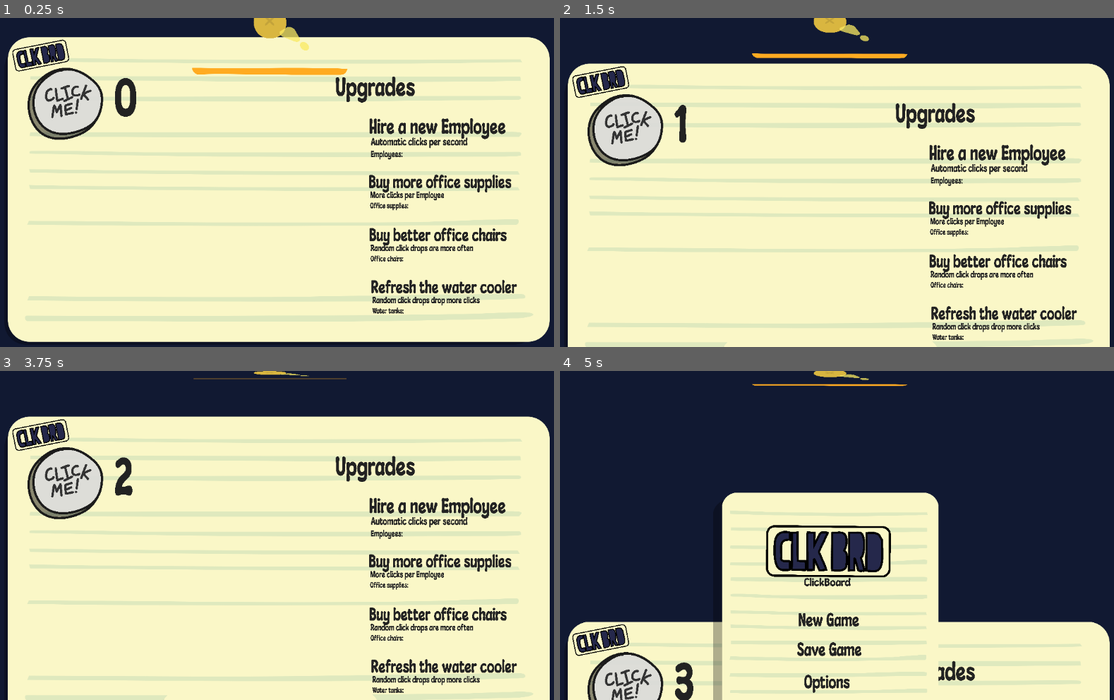
Above: before the commit, frames 1-4 (two rows, left to right).
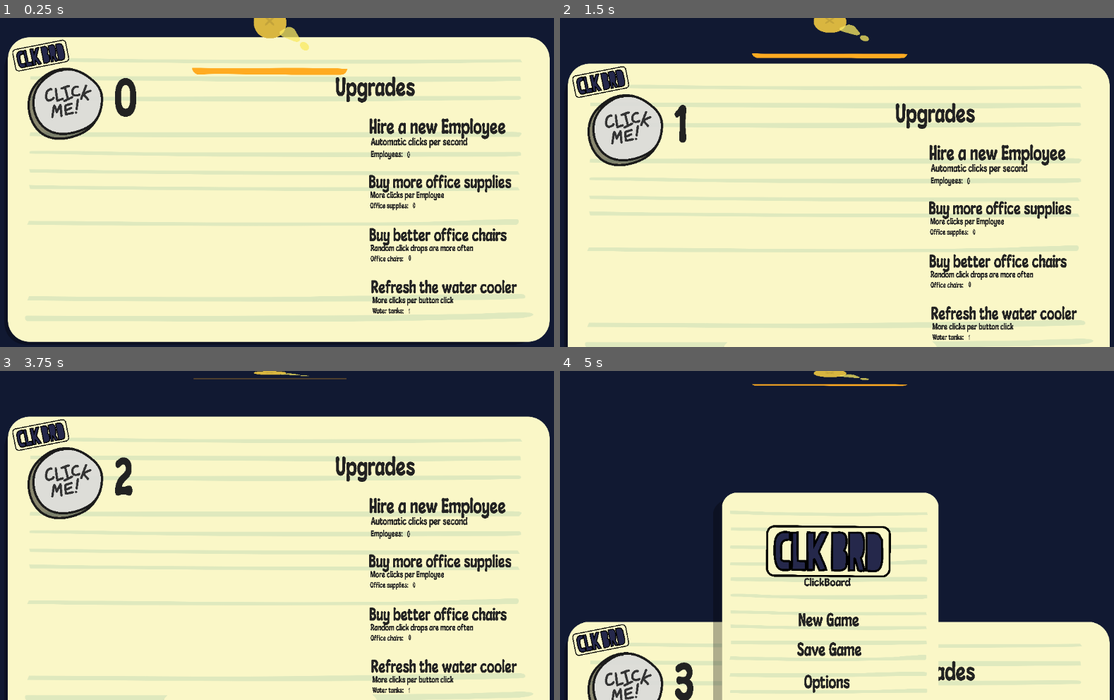
Above: after the commit, the same moments.

Repository: Oscar-Ryley/ClickBoard
Game: Godot game, scene res://button.tscn
The game is run twice, just before and just after one commit, with the same random seed, the same clock (stepped at 60 frames per second) and the same inputs.
Inputs (mouse positions are in pixels of both pictures, inside the frame that each line leads up to):
- Up to frame 1 (0.25 s): no input
- Up to frame 2 (1.5 s): click (626, 106) at 0.5 s; click (831, 37) at 1.25 s
- Up to frame 3 (3.75 s): click (271, 380) at 2 s; click (66, 676) at 2.75 s; click (271, 374) at 3.5 s
- Up to frame 4 (5 s): click (626, 568) at 4.25 s

The runs differ from the first frame. In frame 1, 0.3% of the frame differs, in the area x 67-87%, y 40-90%; in frame 2, 0.3%, in the area x 67-87%, y 48-98%; in frame 3, 0.3%; in frame 4, nothing differs.

Commit message:
Added counters for upgrades

Diff:
--- /dev/null
+++ b/Employees.gd
@@ -0,0 +1,4 @@
+extends Label
+
+func _process(delta):
+	self.text = str(Global.employees)
--- a/Global.gd
+++ b/Global.gd
@@ -1,3 +1,7 @@
 extends Node
 
 var clicks = 0
+var employees = 0
+var supplies = 0
+var chairs = 0
+var tanks = 1
--- /dev/null
+++ b/OfficeChairs.gd
@@ -0,0 +1,4 @@
+extends Label
+
+func _process(delta):
+	self.text = str(Global.chairs)
--- /dev/null
+++ b/OfficeSupplies.gd
@@ -0,0 +1,4 @@
+extends Label
+
+func _process(delta):
+	self.text = str(Global.supplies)
--- /dev/null
+++ b/WaterTanks.gd
@@ -0,0 +1,5 @@
+extends Label
+
+
+func _process(delta):
+	self.text = str(Global.tanks)
--- a/button.gd
+++ b/button.gd
@@ -4,4 +4,4 @@
 	self.pressed.connect(self._button_pressed)
 
 func _button_pressed():
-	Global.clicks += 1
+	Global.clicks += Global.tanks
--- a/button.tscn
+++ b/button.tscn
@@ -16,6 +16,58 @@
 [ext_resource type="Texture2D" uid="uid://ctvvaqxeql7y6" path="res://art/OPage.svg" id="10_j1453"]
 [ext_resource type="Texture2D" uid="uid://c1lth3x6u01mj" path="res://art/PageShadow.svg" id="11_61r3p"]
 [ext_resource type="Script" path="res://OptionsPage.gd" id="13_0cu8c"]
+[ext_resource type="Script" path="res://Employees.gd" id="16_as8lm"]
+[ext_resource type="Script" path="res://OfficeChairs.gd" id="16_m6o1d"]
+[ext_resource type="Script" path="res://OfficeSupplies.gd" id="16_rh23u"]
+[ext_resource type="Script" path="res://WaterTanks.gd" id="16_uxaef"]
+
+[sub_resource type="Animation" id="Animation_13hbb"]
+resource_name = "Game Move down"
+length = 2.0
+tracks/0/type = "value"
+tracks/0/imported = false
+tracks/0/enabled = true
+tracks/0/path = NodePath(".:position")
+tracks/0/interp = 1
+tracks/0/loop_wrap = true
+tracks/0/keys = {
+"times": PackedFloat32Array(0, 2),
+"transitions": PackedFloat32Array(1, 1),
+"update": 0,
+"values": [Vector2(597, 363), Vector2(597, 1061)]
+}
+
+[sub_resource type="Animation" id="Animation_a7ccs"]
+resource_name = "Game Move up"
+length = 2.0
+tracks/0/type = "value"
+tracks/0/imported = false
+tracks/0/enabled = true
+tracks/0/path = NodePath(".:position")
+tracks/0/interp = 1
+tracks/0/loop_wrap = true
+tracks/0/keys = {
+"times": PackedFloat32Array(0, 2),
+"transitions": PackedFloat32Array(1, 1),
+"update": 0,
+"values": [Vector2(597, 1061), Vector2(597, 365)]
+}
+
+[sub_resource type="Animation" id="Animation_cgeag"]
+resource_name = "Move down"
+length = 2.0
+tracks/0/type = "value"
+tracks/0/imported = false
+tracks/0/enabled = true
+tracks/0/path = NodePath("../OptionsPage:position")
+tracks/0/interp = 1
+tracks/0/loop_wrap = true
+tracks/0/keys = {
+"times": PackedFloat32Array(0, 2),
+"transitions": PackedFloat32Array(1, 1),
+"update": 0,
+"values": [Vector2(579, 350), Vector2(579, 1030)]
+}
 
 [sub_resource type="Animation" id="Animation_cmwlh"]
 resource_name = "Move up"
@@ -33,54 +85,6 @@
 "values": [Vector2(579, 1028), Vector2(579, 350)]
 }
 
-[sub_resource type="Animation" id="Animation_cgeag"]
-resource_name = "Move down"
-length = 2.0
-tracks/0/type = "value"
-tracks/0/imported = false
-tracks/0/enabled = true
-tracks/0/path = NodePath("../OptionsPage:position")
-tracks/0/interp = 1
-tracks/0/loop_wrap = true
-tracks/0/keys = {
-"times": PackedFloat32Array(0, 2),
-"transitions": PackedFloat32Array(1, 1),
-"update": 0,
-"values": [Vector2(579, 350), Vector2(579, 1030)]
-}
-
-[sub_resource type="Animation" id="Animation_13hbb"]
-resource_name = "Game Move down"
-length = 2.0
-tracks/0/type = "value"
-tracks/0/imported = false
-tracks/0/enabled = true
-tracks/0/path = NodePath(".:position")
-tracks/0/interp = 1
-tracks/0/loop_wrap = true
-tracks/0/keys = {
-"times": PackedFloat32Array(0, 2),
-"transitions": PackedFloat32Array(1, 1),
-"update": 0,
-"values": [Vector2(597, 363), Vector2(597, 1061)]
-}
-
-[sub_resource type="Animation" id="Animation_a7ccs"]
-resource_name = "Game Move up"
-length = 2.0
-tracks/0/type = "value"
-tracks/0/imported = false
-tracks/0/enabled = true
-tracks/0/path = NodePath(".:position")
-tracks/0/interp = 1
-tracks/0/loop_wrap = true
-tracks/0/keys = {
-"times": PackedFloat32Array(0, 2),
-"transitions": PackedFloat32Array(1, 1),
-"update": 0,
-"values": [Vector2(597, 1061), Vector2(597, 365)]
-}
-
 [sub_resource type="AnimationLibrary" id="AnimationLibrary_ihrjt"]
 _data = {
 "Game Move down": SubResource("Animation_13hbb"),
@@ -259,6 +263,7 @@
 text = "Hire a new Employee"
 
 [node name="What1Does" type="Label" parent="GamePage/Upgrade1Name"]
+layout_mode = 0
 offset_left = 58.9121
 offset_top = 473.291
 offset_right = 6745.91
@@ -271,6 +276,7 @@
 text = "Automatic clicks per second"
 
 [node name="Num1Upgrades" type="Label" parent="GamePage/Upgrade1Name"]
+layout_mode = 0
 offset_left = 58.9121
 offset_top = 793.457
 offset_right = 2711.91
@@ -281,6 +287,18 @@
 theme_override_fonts/font = ExtResource("6_rhvgu")
 theme_override_font_sizes/font_size = 500
 text = "Employees:"
+
+[node name="Employees" type="Label" parent="GamePage/Upgrade1Name"]
+offset_left = 1325.51
+offset_top = 812.039
+offset_right = 1365.51
+offset_bottom = 1812.04
+scale = Vector2(0.144696, 0.204116)
+theme_override_colors/font_color = Color(0.133333, 0.133333, 0.133333, 1)
+theme_override_colors/font_outline_color = Color(0, 0, 0, 1)
+theme_override_fonts/font = ExtResource("6_rhvgu")
+theme_override_font_sizes/font_size = 1000
+script = ExtResource("16_as8lm")
 
 [node name="Upgrade2Name" type="Label" parent="GamePage"]
 offset_left = 637.631
@@ -295,6 +313,7 @@
 text = "Buy more office supplies"
 
 [node name="What2Does" type="Label" parent="GamePage/Upgrade2Name"]
+layout_mode = 0
 offset_left = 58.9121
 offset_top = 473.291
 offset_right = 6745.91
@@ -307,6 +326,7 @@
 text = "More clicks per Employee"
 
 [node name="Num2Upgrades" type="Label" parent="GamePage/Upgrade2Name"]
+layout_mode = 0
 offset_left = 58.9121
 offset_top = 793.457
 offset_right = 2711.91
@@ -317,6 +337,18 @@
 theme_override_fonts/font = ExtResource("6_rhvgu")
 theme_override_font_sizes/font_size = 500
 text = "Office supplies:"
+
+[node name="OfficeSupplies" type="Label" parent="GamePage/Upgrade2Name"]
+offset_left = 1790.33
+offset_top = 796.594
+offset_right = 1830.33
+offset_bottom = 1796.59
+scale = Vector2(0.144696, 0.204116)
+theme_override_colors/font_color = Color(0.133333, 0.133333, 0.133333, 1)
+theme_override_colors/font_outline_color = Color(0, 0, 0, 1)
+theme_override_fonts/font = ExtResource("6_rhvgu")
+theme_override_font_sizes/font_size = 1000
+script = ExtResource("16_rh23u")
 
 [node name="Upgrade3Name" type="Label" parent="GamePage"]
 offset_left = 640.97
@@ -331,6 +363,7 @@
 text = "Buy better office chairs"
 
 [node name="What3Does" type="Label" parent="GamePage/Upgrade3Name"]
+layout_mode = 0
 offset_left = 58.9121
 offset_top = 473.291
 offset_right = 6745.91
@@ -343,6 +376,7 @@
 text = "Random click drops are more often"
 
 [node name="Num3Upgrades" type="Label" parent="GamePage/Upgrade3Name"]
+layout_mode = 0
 offset_left = 58.9121
 offset_top = 793.457
 offset_right = 2711.91
@@ -354,7 +388,19 @@
 theme_override_font_sizes/font_size = 500
 text = "Office chairs:"
 
-[node name="Upgrade4" type="Label" parent="GamePage"]
+[node name="OfficeChairs" type="Label" parent="GamePage/Upgrade3Name"]
+offset_left = 1599.87
+offset_top = 783.098
+offset_right = 1639.87
+offset_bottom = 1783.1
+scale = Vector2(0.144696, 0.204116)
+theme_override_colors/font_color = Color(0.133333, 0.133333, 0.133333, 1)
+theme_override_colors/font_outline_color = Color(0, 0, 0, 1)
+theme_override_fonts/font = ExtResource("6_rhvgu")
+theme_override_font_sizes/font_size = 1000
+script = ExtResource("16_m6o1d")
+
+[node name="Upgrade4Name" type="Label" parent="GamePage"]
 offset_left = 654.323
 offset_top = 644.308
 offset_right = 6752.32
@@ -366,7 +412,8 @@
 theme_override_font_sizes/font_size = 500
 text = "Refresh the water cooler"
 
-[node name="What4Does" type="Label" parent="GamePage/Upgrade4"]
+[node name="What4Does" type="Label" parent="GamePage/Upgrade4Name"]
+layout_mode = 0
 offset_left = 58.9121
 offset_top = 473.291
 offset_right = 6745.91
@@ -376,9 +423,10 @@
 theme_override_colors/font_outline_color = Color(0, 0, 0, 1)
 theme_override_fonts/font = ExtResource("6_rhvgu")
 theme_override_font_sizes/font_size = 500
-text = "Random click drops drop more clicks"
-
-[node name="Num4Upgrades" type="Label" parent="GamePage/Upgrade4"]
+text = "More clicks per button click"
+
+[node name="Num4Upgrades" type="Label" parent="GamePage/Upgrade4Name"]
+layout_mode = 0
 offset_left = 58.9121
 offset_top = 793.457
 offset_right = 2711.91
@@ -389,6 +437,18 @@
 theme_override_fonts/font = ExtResource("6_rhvgu")
 theme_override_font_sizes/font_size = 500
 text = "Water tanks:"
+
+[node name="WaterTanks" type="Label" parent="GamePage/Upgrade4Name"]
+offset_left = 1523.68
+offset_top = 810.099
+offset_right = 1563.68
+offset_bottom = 1810.1
+scale = Vector2(0.144696, 0.204116)
+theme_override_colors/font_color = Color(0.133333, 0.133333, 0.133333, 1)
+theme_override_colors/font_outline_color = Color(0, 0, 0, 1)
+theme_override_fonts/font = ExtResource("6_rhvgu")
+theme_override_font_sizes/font_size = 1000
+script = ExtResource("16_uxaef")
 
 [node name="Background" type="Sprite2D" parent="."]
 z_index = -5
Not shown: 2 places in button.tscn that only renumber resources
